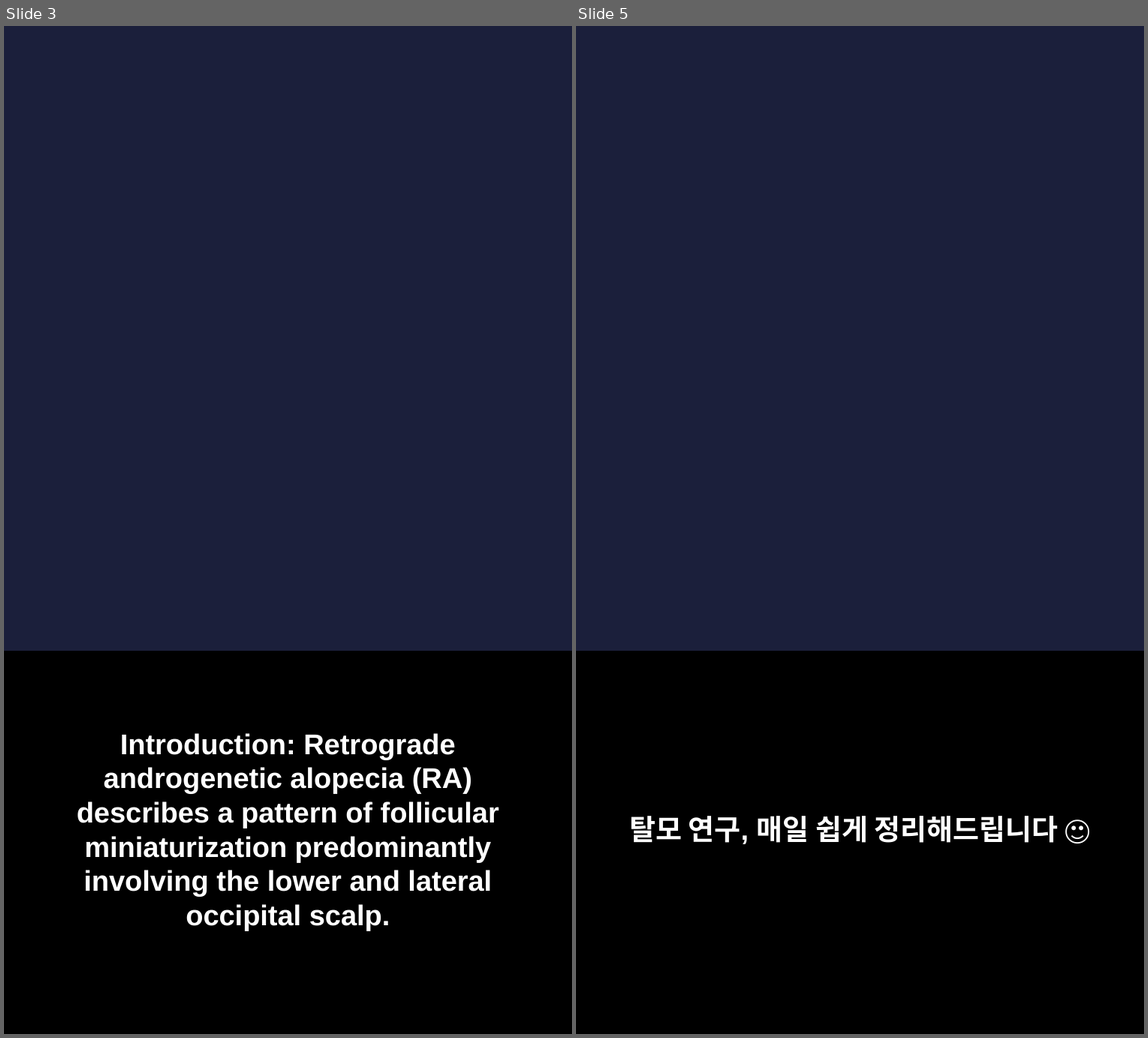
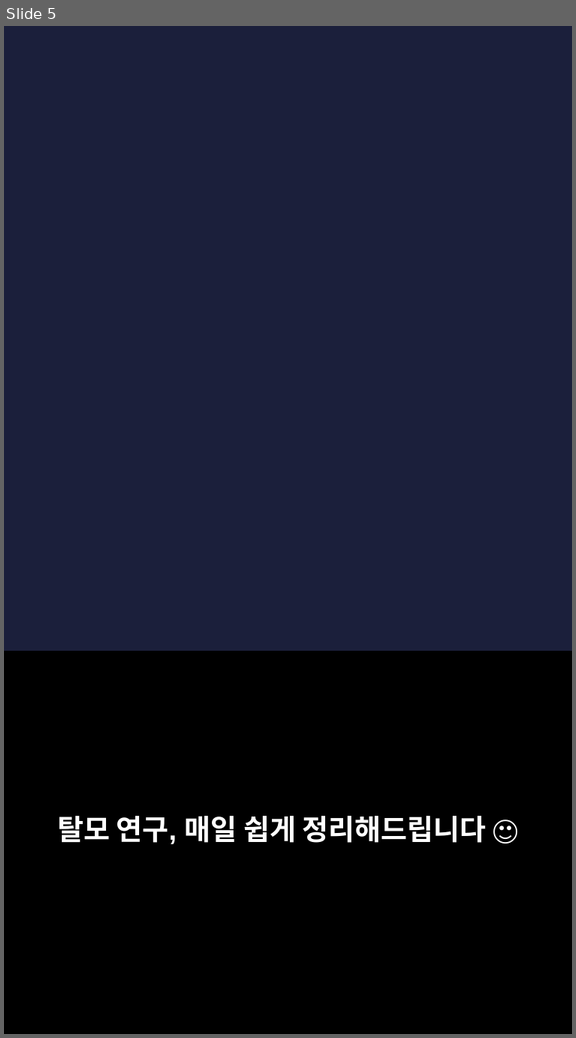
Before and after one commit to hyokang2010-BJ-ANTH/product-builder-test, a slide deck: pwa/data/latest/slides.pptx. Shown side by side, each under a label of ours: slides 3 and 5 before the commit, slide 5 after it; the slides between them are not shown. The pictures are 1148x1038 and 576x1038 pixels, drawn with LibreOffice and Linux fonts; fonts in the diff are those of the drawing; background and template pictures are left out. Boxes give left, top, right and bottom in pixels: in the first picture for what was removed or moved away, otherwise in the second. Text is boxed around its words. In the diff, an @@ line names an element or a change of style, - is before the commit and + after.

```diff
--- a/pwa/data/latest/slides.pptx
+++ b/pwa/data/latest/slides.pptx
@@ slide 3 removed at (4,26,572,1034), background picture (left out) @@
@@ rectangle removed at (4,652,572,1034) @@
@@ text removed at (77,733,499,930) @@
-Introduction: Retrograde androgenetic alopecia (RA) describes a pattern of follicular miniaturization predominantly involving the lower and lateral occipital scalp.
```
Also in this commit, not shown: 2 slides changed, 5 slides added, 5 other slides removed, 26 other files.
